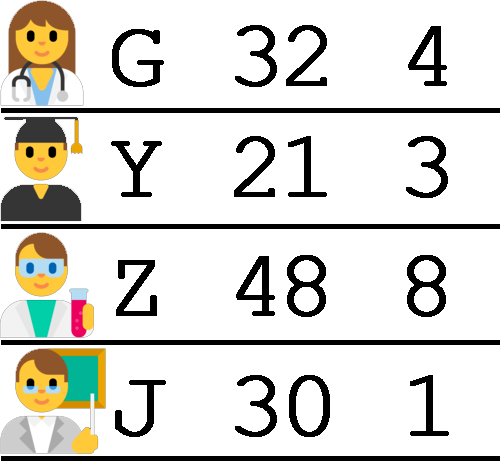
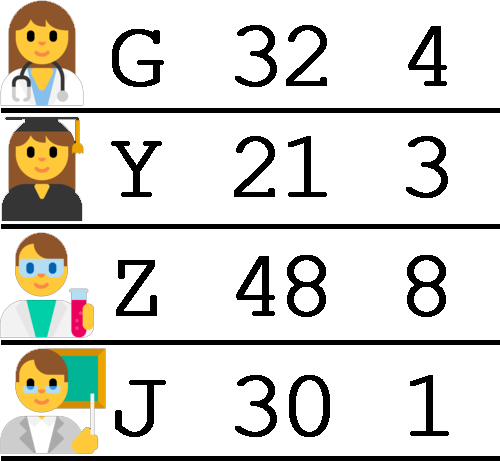
Layers edited between the first and the second 500px x 461px image:
showed "Layer 4", painted on it over [1,116,84,222]
hid "Layer 3" over [0,116,83,222]
